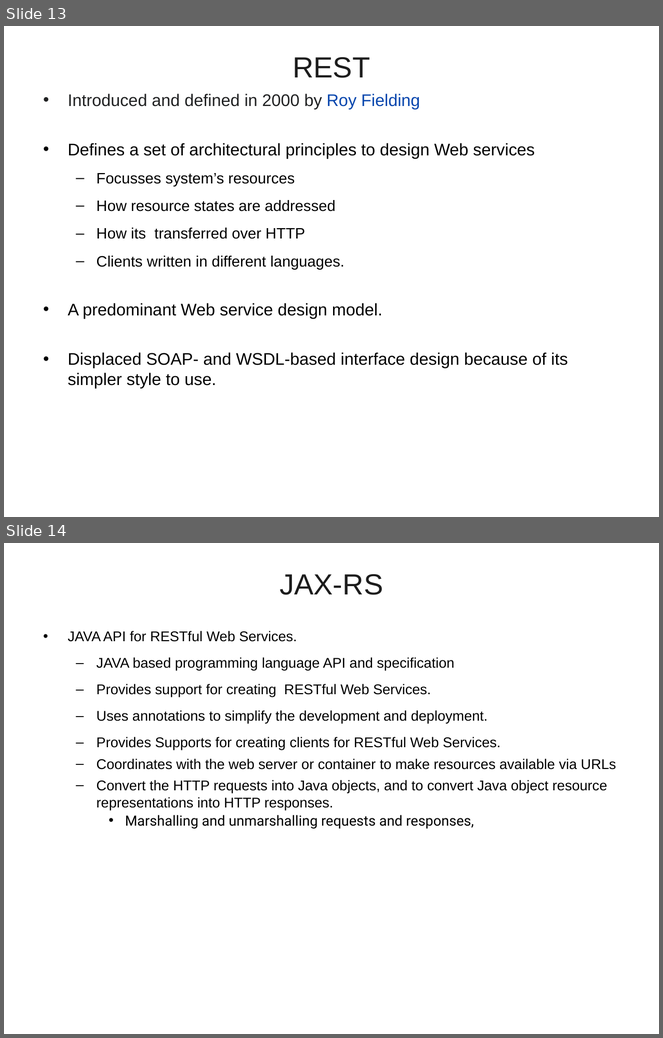
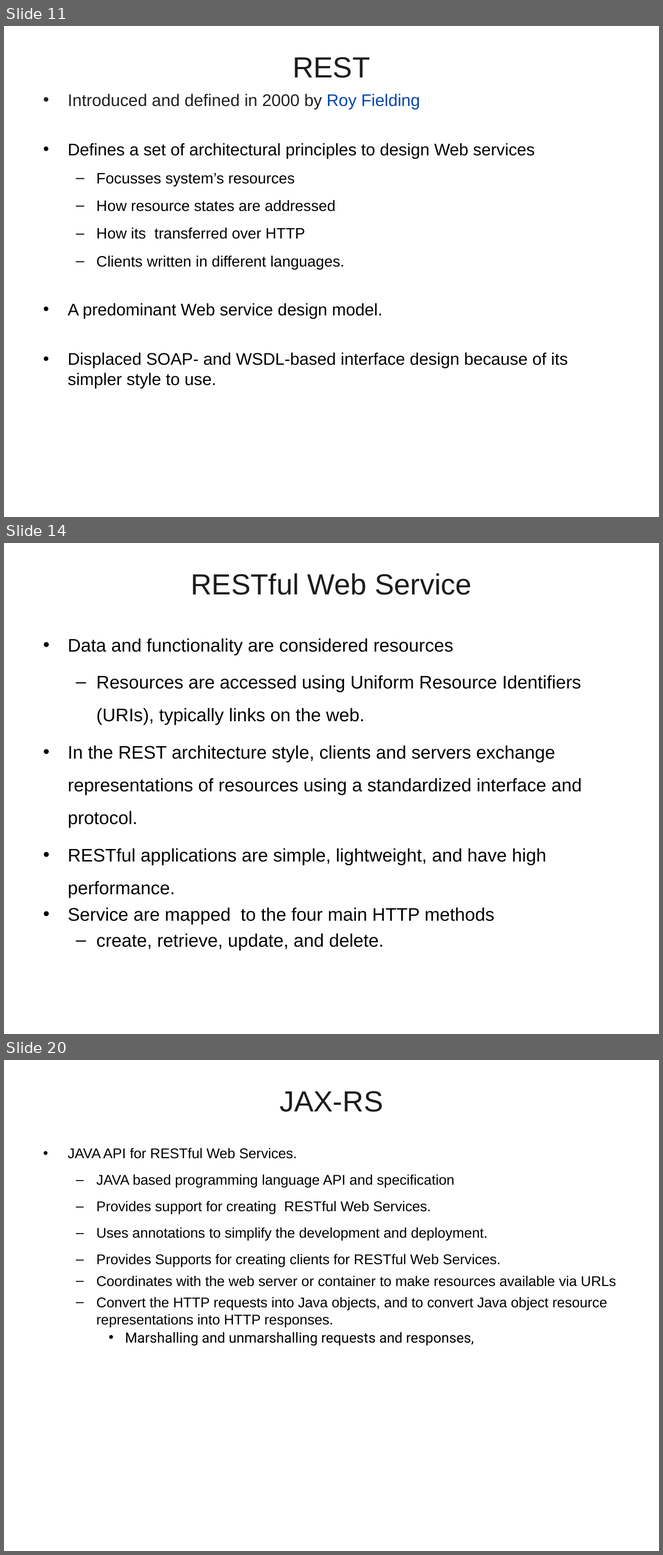
Before and after one commit to vatsanTraining/freshers_dec_2021, a slide deck: JAX_RS.ppt. Shown one above the other, each under a label of ours: slides 13 and 14 before the commit, slides 11, 14 and 20 after it; the slides between them are not shown. The pictures are 663x1038 and 663x1555 pixels, drawn with LibreOffice and Linux fonts; fonts in the diff are those of the drawing; background and template pictures are left out. Boxes give left, top, right and bottom in pixels: in the first picture for what was removed or moved away, otherwise in the second. Text is boxed around its words. In the diff, an @@ line names an element or a change of style, - is before the commit and + after.

```diff
--- a/JAX_RS.ppt
+++ b/JAX_RS.ppt
@@ slide 14 added at [4,543,659,1034], background picture (left out) @@
@@ title added at [191,573,472,595], 32 pt, text #1C1C1C @@
+RESTful Web Service
@@ text added at [68,638,582,951], 20 pt, text #000000 @@
+• Data and functionality are considered resources
+  – Resources are accessed using Uniform Resource Identifiers (URIs), typically links on the web.
+• In the REST architecture style, clients and servers exchange representations of resources using a standardized interface and protocol.
+• RESTful applications are simple, lightweight, and have high performance.
+• Service are mapped to the four main HTTP methods
+  – create, retrieve, update, and delete.
@@ what was slide 13 is now slide 11 @@
@@ what was slide 14 is now slide 20 @@
```
Also in this commit, not shown: 5 slides changed, 14 other slides added, 2 slides removed.
